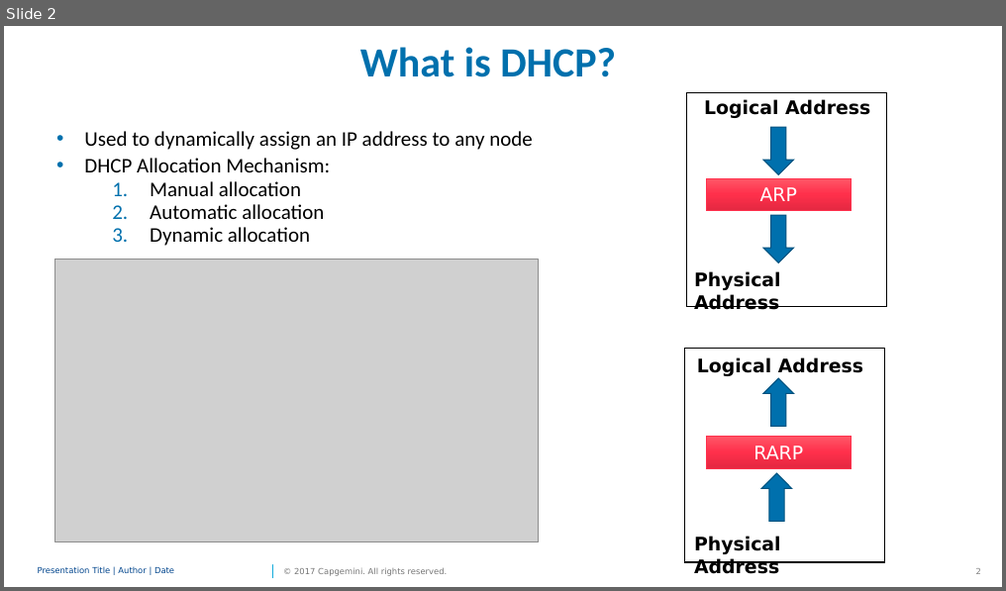
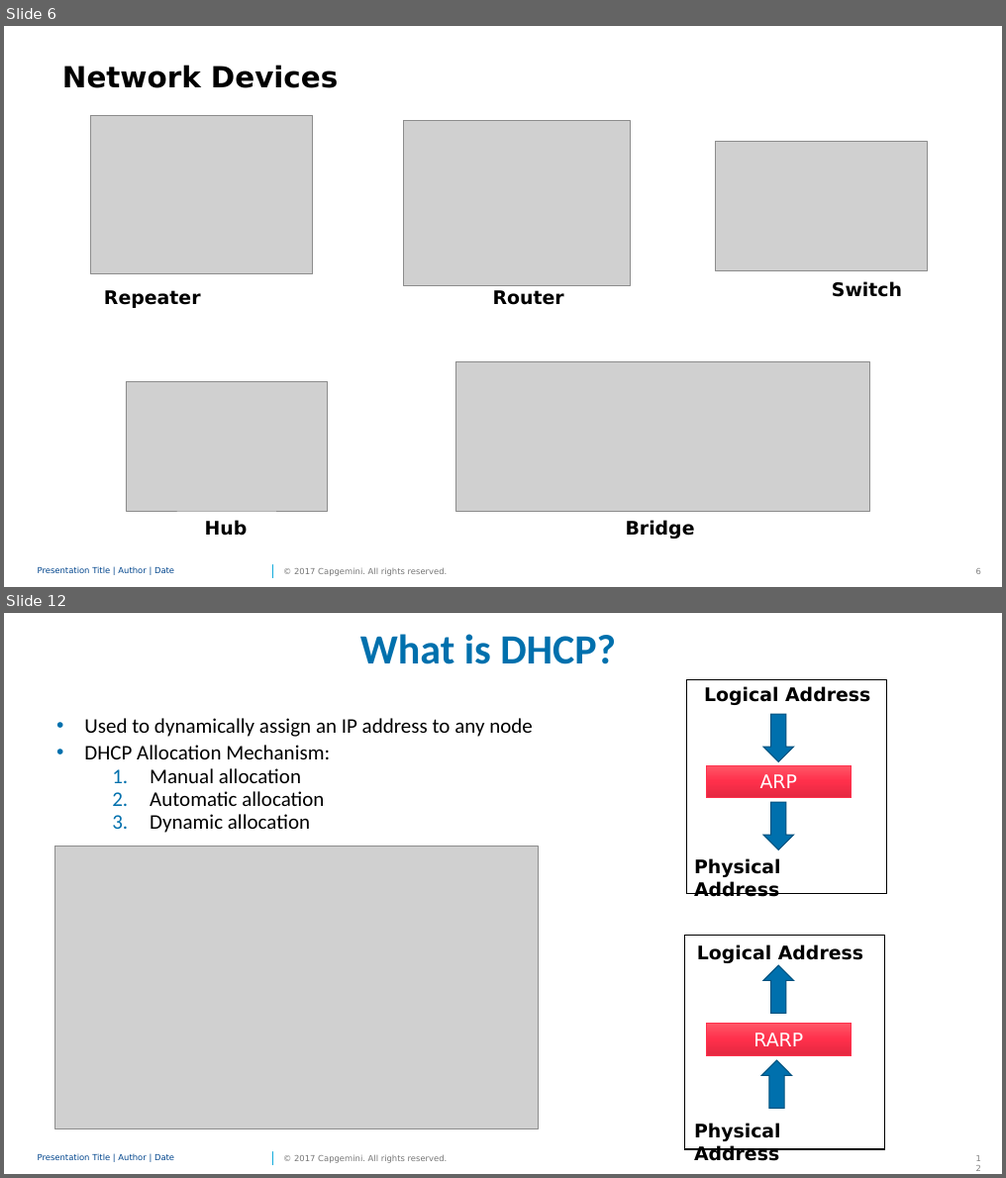
Before and after one commit to PriyalPotnis/m1, a slide deck: M1.pptx. Shown one above the other, each under a label of ours: slide 2 before the commit, slides 6 and 12 after it; the slides between them are not shown. The pictures are 1006x591 and 1006x1178 pixels, drawn with LibreOffice and Linux fonts; fonts in the diff are those of the drawing; grey boxes stand for pictures; background and template pictures are left out. Boxes give left, top, right and bottom in pixels: in the first picture for what was removed or moved away, otherwise in the second. Text is boxed around its words. In the diff, an @@ line names an element or a change of style, - is before the commit and + after.

```diff
--- a/M1.pptx
+++ b/M1.pptx
@@ slide 6 added at (4,26,1002,587), background #FFFFFF; not listed: 4 template elements that a slide beside it also shows @@
@@ text added at (62,65,338,88), 28 pt, text #000000, bold @@
+Network Devices
@@ picture added at (90,115,313,274) @@
@@ picture added at (404,121,631,285) @@
@@ picture added at (715,142,927,272) @@
@@ text added at (104,290,201,308), 18 pt, text #000000, bold @@
+Repeater
@@ text added at (493,290,564,305), 18 pt, text #000000, bold @@
+Router
@@ text added at (832,281,902,297), 18 pt, text #000000, bold @@
+Switch
@@ picture added at (126,381,328,511) @@
@@ picture added at (456,362,870,511) @@
@@ text added at (205,520,248,536), 18 pt, text #000000, bold @@
+Hub
@@ text added at (626,520,695,539), 18 pt, text #000000, bold @@
+Bridge
@@ what was slide 2 is now slide 12 @@
```
Also in this commit, not shown: 4 slides changed, 9 other slides added.
